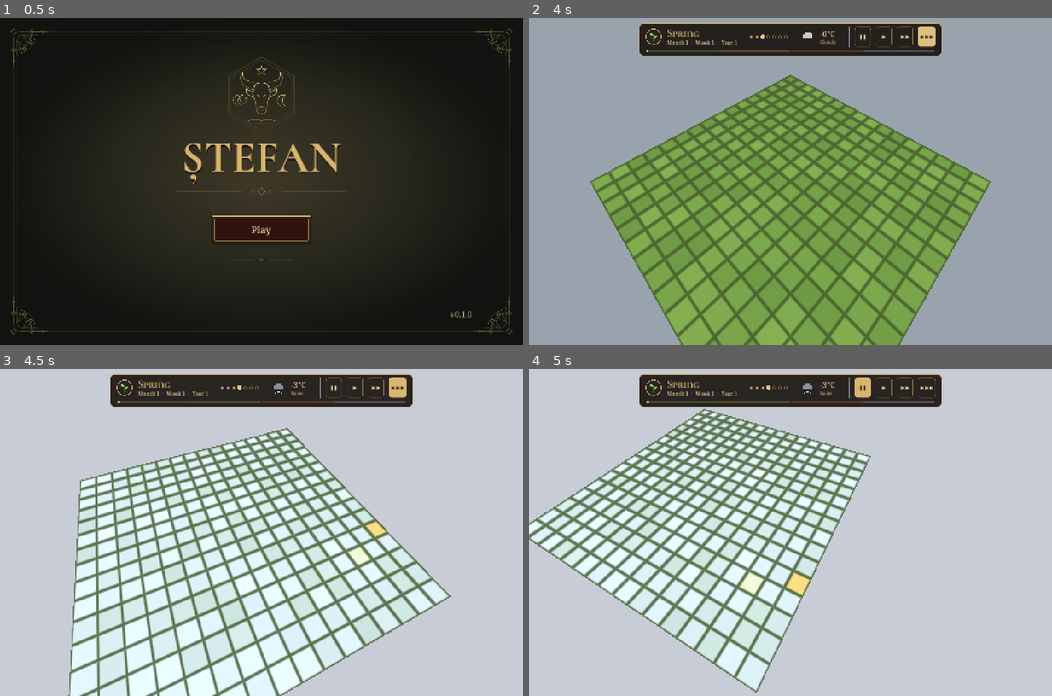
Above: before the commit, frames 1-4 (two rows, left to right).
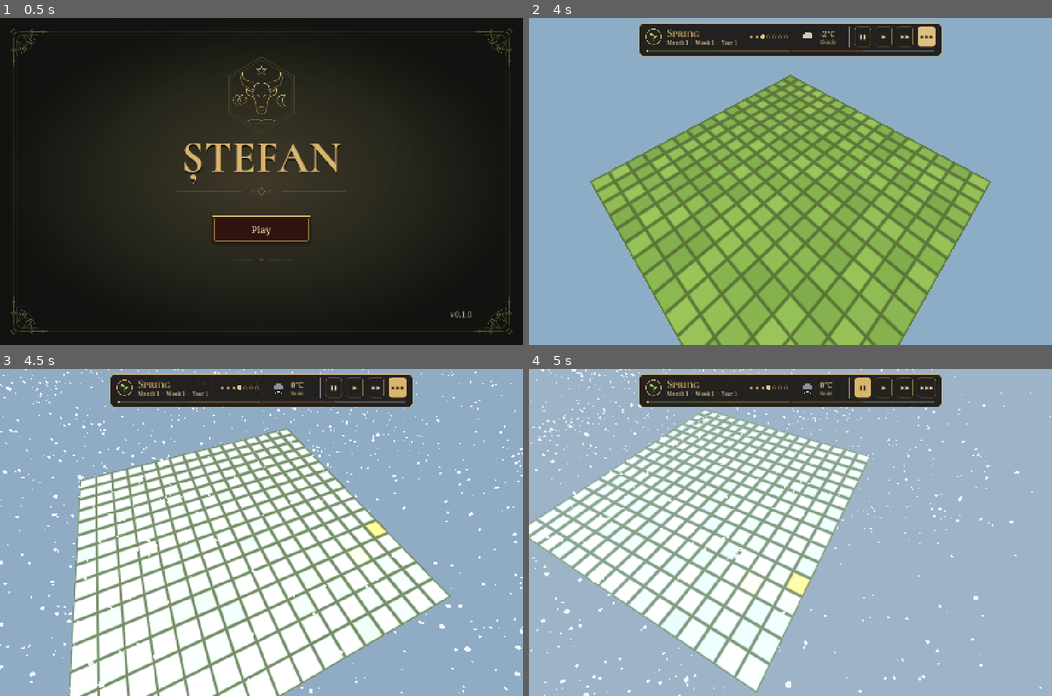
Above: after the commit, the same moments.

Repository: gcojocaru/razes
Game: Godot game, scene res://main.tscn
Two runs of this game, one before a commit and one after it. Both use one fixed random seed, a clock stepped at 60 frames per second and the inputs below. Sound files missing from this copy of the repository are replaced by a short silence.
Inputs (mouse positions are in pixels of both pictures, inside the frame that each line leads up to):
- Up to frame 1 (0.5 s): no input
- Up to frame 2 (4 s): click "Play" at 0.5 s; click "❚❚" at 1.25 s; click "▶" at 2 s; click "▶▶" at 2.75 s; click "▶▶▶" at 3.5 s
- Up to frame 3 (4.5 s): tap Enter at 4.25 s; move the mouse to (376, 516) at 4.27 s; hold Right (ui_right) from 4.28 s (still down); hold E from 4.28 s (still down); click (376, 516) at 4.42 s
- Up to frame 4 (5 s): keep holding Right (ui_right); keep holding E; tap Space at 4.52 s

Frame 1 is identical in both runs. In frame 2, 52% of the frame differs, in the area x 0-100%, y 0-100%; in frame 3, 88%; in frame 4, 92%.

Commit message:
feat: tune weather to Moldova and add weather particles and lighting
Temperatures and rain, snow and cloud chances follow modern Chișinău climate
normals. Rain and snow fall as GPU particles, storms flash lightning, and fog,
sky, sunlight, wet ground and lying snow blend in as the weather changes.

Co-Authored-By: Claude Opus 5.5 <noreply@anthropic.com>

Diff:
--- a/godot/field.gdshader
+++ b/godot/field.gdshader
@@ -4,6 +4,7 @@
 uniform vec2 hovered = vec2(-1.0);
 uniform vec2 selected = vec2(-1.0);
 uniform float snow = 0.0;
+uniform float wet = 0.0;
 
 varying vec2 grid;
 
@@ -22,6 +23,7 @@
 	float line = 1.0 - clamp(min(edge.x, edge.y) - 0.5, 0.0, 1.0);
 
 	vec3 grass = mix(vec3(0.33, 0.45, 0.2), vec3(0.4, 0.52, 0.24), hash(cell));
+	grass *= 1.0 - 0.3 * wet;
 	grass = mix(grass, vec3(0.74, 0.78, 0.83), snow * (0.75 + 0.25 * hash(cell + 7.0)));
 	if (cell == hovered) grass = mix(grass, vec3(0.9, 0.85, 0.55), 0.35);
 	if (cell == selected) grass = mix(grass, vec3(0.85, 0.65, 0.2), 0.6);
--- a/godot/game.gd
+++ b/godot/game.gd
@@ -20,20 +20,13 @@
 var _time_hud: PanelContainer
 var _debug_panel: PanelContainer
 
-## Sky colour and sunlight strength per weather condition.
-const SKIES := {
-	"Clear": [Color(0.55, 0.68, 0.78), 1.0],
-	"Cloudy": [Color(0.6, 0.64, 0.68), 0.6],
-	"Rain": [Color(0.45, 0.5, 0.55), 0.4],
-	"Storm": [Color(0.3, 0.33, 0.38), 0.25],
-	"Snow": [Color(0.78, 0.8, 0.84), 0.5],
-}
 var weather := Weather.new(randi())
 var today := {}
 ## 0–1 snow lying on the field: snow days cover it, warm days melt it.
 var snow_cover := 0.0
 var _sun: DirectionalLight3D
 var _environment: Environment
+var _weather_effects: Node3D
 
 var hovered_cell := Vector2i(-1, -1)
 var selected_cell := Vector2i(-1, -1)
@@ -67,6 +60,8 @@
 	ground.mesh = plane
 	ground.material_override = _field
 	add_child(ground)
+	_weather_effects = preload("res://weather_effects.gd").new(_sun, _environment, _field)
+	add_child(_weather_effects)
 
 	_camera = Camera3D.new()
 	_camera.rotation_degrees = Vector3(-55, 45, 0)
@@ -94,9 +89,8 @@
 		snow_cover = 1.0
 	elif today.temperature > 2:
 		snow_cover = maxf(snow_cover - 0.02 * today.temperature, 0.0)
-	var sky: Array = SKIES[today.condition]
-	_environment.background_color = sky[0]
-	_sun.light_energy = sky[1]
+	# The first day appears at once; later days blend in.
+	_weather_effects.show_weather(today.condition, _weather_effects.condition == "")
 	_field.set_shader_parameter("snow", snow_cover)
 	_show_date()
 
--- a/godot/tests/test_menu.gd
+++ b/godot/tests/test_menu.gd
@@ -126,7 +126,14 @@
 		check(seen.size() == Weather.CONDITIONS.size(), "Every weather condition happens within three years")
 		check(not snow_when_warm, "Snow only falls at 1°C or colder")
 		check(current_scene.today == current_scene.weather.on(current_scene.day), "Game shows the weather for today")
+		var effects: Node3D = current_scene.find_child("WeatherEffects", true, false)
+		effects.show_weather("Storm", true)
+		check(effects.rain.emitting and not effects.snow.emitting, "Storms rain")
+		effects.show_weather("Snow", true)
+		check(effects.snow.emitting and not effects.rain.emitting, "Snow days snow")
+		effects.show_weather("Clear", true)
+		check(not effects.snow.emitting and not effects.rain.emitting, "Clear days have no particles")
 		check(current_scene._focus().is_equal_approx(looked_at), "Rotating orbits the field without moving the view centre")
 	if failures.is_empty():
-		print("PASS: title, Romanian glyph, version, focus, three layouts, Enter, Space and mouse Play, looping menu music stops on start, grid field with cell picking, calendar with pause, speeds, debug day length, seasonal weather")
+		print("PASS: title, Romanian glyph, version, focus, three layouts, Enter, Space and mouse Play, looping menu music stops on start, grid field with cell picking, calendar with pause, speeds, debug day length, seasonal weather with particles")
 	quit(0 if failures.is_empty() else 1)
--- a/godot/weather.gd
+++ b/godot/weather.gd
@@ -2,15 +2,20 @@
 extends RefCounted
 ## Daily weather from the time of year plus smooth seeded noise, so warm, cold,
 ## wet and dry spells last several days. The same seed and day always give the
-## same weather. Tuned to feel like a continental climate, not historical data.
+## same weather. Tuned to modern Moldovan (Chișinău) climate normals: daily
+## mean near -1.5°C in January and 22.5°C in July, summer thunderstorms, a
+## cloudy winter with snow and thaws. Not a reconstruction of medieval weather.
 
 const CONDITIONS := ["Clear", "Cloudy", "Rain", "Storm", "Snow"]
-const MEAN_TEMPERATURE := 9.0
-const SEASONAL_SWING := 13.0
-const RANDOM_SWING := 10.0
-## Wetness above this brings rain or snow, per season; higher is drier.
-const WET_THRESHOLD := [0.15, 0.25, 0.2, 0.15]
-const CLOUD_MARGIN := 0.25
+const MEAN_TEMPERATURE := 10.5
+const SEASONAL_SWING := 12.0
+## Day-to-day spread per season; winter cold snaps and thaws swing furthest.
+const RANDOM_SWING := [8.0, 6.0, 8.0, 11.0]
+## Per season: wetness above WET_THRESHOLD brings rain or snow (higher is drier);
+## within CLOUD_MARGIN below it the day is cloudy. Summer has the most rain,
+## winter the most overcast days.
+const WET_THRESHOLD := [0.2, 0.15, 0.25, 0.15]
+const CLOUD_MARGIN := [0.3, 0.2, 0.35, 0.4]
 const STORM_MARGIN := 0.12
 
 var _noise := FastNoiseLite.new()
@@ -24,7 +29,7 @@
 	var season: int = Calendar.date(day).season
 	# Coldest in mid-winter, warmest in mid-summer.
 	var phase := TAU * (day - Calendar.DAYS_PER_SEASON / 2.0) / Calendar.DAYS_PER_YEAR
-	var temperature := MEAN_TEMPERATURE + SEASONAL_SWING * sin(phase) + RANDOM_SWING * _noise.get_noise_2d(day, 0)
+	var temperature: float = MEAN_TEMPERATURE + SEASONAL_SWING * sin(phase) + RANDOM_SWING[season] * _noise.get_noise_2d(day, 0)
 	var wetness := _noise.get_noise_2d(day, 500)
 	var wet: float = WET_THRESHOLD[season]
 	var condition := "Clear"
@@ -35,6 +40,6 @@
 			condition = "Storm"
 		else:
 			condition = "Rain"
-	elif wetness > wet - CLOUD_MARGIN:
+	elif wetness > wet - CLOUD_MARGIN[season]:
 		condition = "Cloudy"
 	return {"temperature": roundi(temperature), "condition": condition}
--- /dev/null
+++ b/godot/weather_effects.gd
@@ -0,0 +1,138 @@
+extends Node3D
+## Weather you can see: rain and snow particles, storm lightning, fog, and
+## sky, sunlight and wet-ground changes that blend in when the weather turns.
+
+const BLEND_SECONDS := 2.0
+## Per condition: sky, sun energy, sun colour, fog density, ambient energy, field wetness.
+const LOOKS := {
+	"Clear": [Color(0.55, 0.68, 0.78), 1.0, Color(1, 0.96, 0.88), 0.0, 0.6, 0.0],
+	"Cloudy": [Color(0.6, 0.64, 0.68), 0.55, Color(0.9, 0.92, 0.95), 0.006, 0.7, 0.0],
+	"Rain": [Color(0.45, 0.5, 0.55), 0.35, Color(0.8, 0.85, 0.9), 0.014, 0.6, 1.0],
+	"Storm": [Color(0.27, 0.3, 0.35), 0.2, Color(0.7, 0.75, 0.85), 0.022, 0.45, 1.0],
+	"Snow": [Color(0.78, 0.8, 0.84), 0.45, Color(0.9, 0.95, 1), 0.018, 0.8, 0.0],
+}
+
+var condition := ""
+## 0–1 darkening of the field after rain.
+var wet := 0.0:
+	set(value):
+		wet = value
+		_field.set_shader_parameter("wet", value)
+var rain := GPUParticles3D.new()
+var snow := GPUParticles3D.new()
+
+var _sun: DirectionalLight3D
+var _environment: Environment
+var _field: ShaderMaterial
+var _tween: Tween
+var _next_flash := 0.0
+
+func _init(sun: DirectionalLight3D, environment: Environment, field: ShaderMaterial) -> void:
+	name = "WeatherEffects"
+	_sun = sun
+	_environment = environment
+	_field = field
+	_environment.fog_enabled = true
+
+	var rain_motion := ParticleProcessMaterial.new()
+	rain_motion.emission_shape = ParticleProcessMaterial.EMISSION_SHAPE_BOX
+	rain_motion.emission_box_extents = Vector3(24, 1, 24)
+	rain_motion.direction = Vector3(0.12, -1, 0.05)
+	rain_motion.spread = 2.0
+	rain_motion.initial_velocity_min = 26.0
+	rain_motion.initial_velocity_max = 32.0
+	rain_motion.particle_flag_align_y = true
+	# Emitters sit below the default camera height so drops never sweep across the lens.
+	_setup(rain, "Rain", rain_motion, Vector2(0.035, 0.9), Color(0.78, 0.86, 1, 0.45), 6000, 0.6, 13)
+	rain.draw_pass_1.surface_get_material(0).billboard_mode = BaseMaterial3D.BILLBOARD_FIXED_Y
+
+	var snow_motion := ParticleProcessMaterial.new()
+	snow_motion.emission_shape = ParticleProcessMaterial.EMISSION_SHAPE_BOX
+	snow_motion.emission_box_extents = Vector3(24, 1, 24)
+	snow_motion.direction = Vector3(0.2, -1, 0)
+	snow_motion.spread = 25.0
+	snow_motion.initial_velocity_min = 1.5
+	snow_motion.initial_velocity_max = 2.5
+	snow_motion.gravity = Vector3(0, -0.4, 0)
+	snow_motion.turbulence_enabled = true
+	snow_motion.turbulence_noise_strength = 0.6
+	snow_motion.scale_min = 0.6
+	snow_motion.scale_max = 1.4
+	_setup(snow, "Snow", snow_motion, Vector2(0.13, 0.13), Color(1, 1, 1, 0.9), 3000, 8.0, 12)
+	# Small spheres read as round flakes from every angle.
+	var flake := SphereMesh.new()
+	flake.radius = 0.06
+	flake.height = 0.12
+	flake.radial_segments = 6
+	flake.rings = 3
+	flake.material = snow.draw_pass_1.material
+	snow.draw_pass_1 = flake
+
+func _setup(particles: GPUParticles3D, label: String, motion: ParticleProcessMaterial, size: Vector2, color: Color, amount: int, lifetime: float, height: float) -> void:
+	particles.name = label
+	particles.process_material = motion
+	particles.amount = amount
+	particles.lifetime = lifetime
+	# Fill the sky at once instead of waiting for the first particles to fall.
+	particles.preprocess = lifetime
+	particles.position.y = height
+	particles.visibility_aabb = AABB(Vector3(-30, -height - 2, -30), Vector3(60, height + 6, 60))
+	particles.emitting = false
+	var mesh := QuadMesh.new()
+	mesh.size = size
+	var look := StandardMaterial3D.new()
+	look.shading_mode = BaseMaterial3D.SHADING_MODE_UNSHADED
+	look.transparency = BaseMaterial3D.TRANSPARENCY_ALPHA
+	look.albedo_color = color
+	mesh.material = look
+	particles.draw_pass_1 = mesh
+	add_child(particles)
+
+## Switches particles on or off and blends the sky and light toward the new weather.
+func show_weather(new_condition: String, instant := false) -> void:
+	if new_condition == condition:
+		return
+	condition = new_condition
+	_set_emitting(rain, condition in ["Rain", "Storm"])
+	rain.amount_ratio = 1.0 if condition == "Storm" else 0.45
+	_set_emitting(snow, condition == "Snow")
+	# First strike after the blend, so it never cuts the blend short.
+	_next_flash = randf_range(BLEND_SECONDS + 1.0, BLEND_SECONDS + 4.0)
+
+	var look: Array = LOOKS[condition]
+	if _tween:
+		_tween.kill()
+	var seconds := 0.0 if instant else BLEND_SECONDS
+	_tween = create_tween().set_parallel().set_trans(Tween.TRANS_SINE)
+	_tween.tween_property(_environment, "background_color", look[0], seconds)
+	_tween.tween_property(_environment, "fog_light_color", look[0], seconds)
+	_tween.tween_property(_sun, "light_energy", look[1], seconds)
+	_tween.tween_property(_sun, "light_color", look[2], seconds)
+	_tween.tween_property(_environment, "fog_density", look[3], seconds)
+	_tween.tween_property(_environment, "ambient_light_energy", look[4], seconds)
+	_tween.tween_property(self, "wet", look[5], seconds * 2)
+
+func _set_emitting(particles: GPUParticles3D, on: bool) -> void:
+	if on and not particles.emitting:
+		particles.restart()
+	particles.emitting = on
+
+func _process(delta: float) -> void:
+	if condition != "Storm":
+		return
+	_next_flash -= delta
+	if _next_flash <= 0.0:
+		_next_flash = randf_range(2.5, 8.0)
+		flash()
+
+## A lightning strike: two quick bright pulses on the sun and sky.
+func flash() -> void:
+	var look: Array = LOOKS[condition]
+	if _tween:
+		_tween.kill()
+	_tween = create_tween()
+	for pulse in [[4.0, 0.06], [look[1], 0.08], [2.5, 0.05], [look[1], 0.4]]:
+		var sky: Color = Color(0.75, 0.78, 0.9) if pulse[0] > 1.0 else look[0]
+		_tween.tween_property(_sun, "light_energy", pulse[0], pulse[1])
+		_tween.parallel().tween_property(_environment, "background_color", sky, pulse[1])
+		_tween.parallel().tween_property(_environment, "ambient_light_energy", 1.6 if pulse[0] > 1.0 else look[4], pulse[1])
Not shown, changed: README.md
